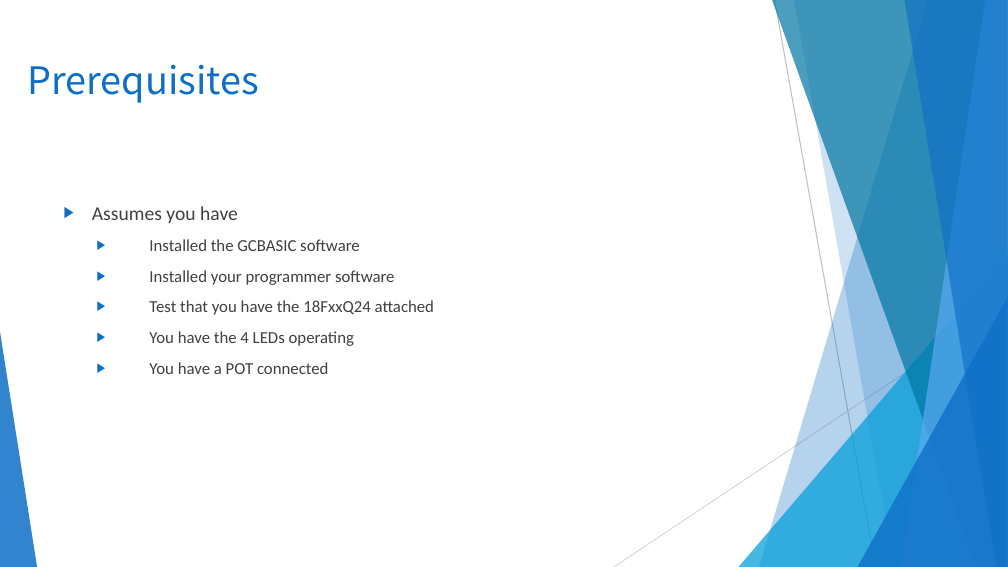
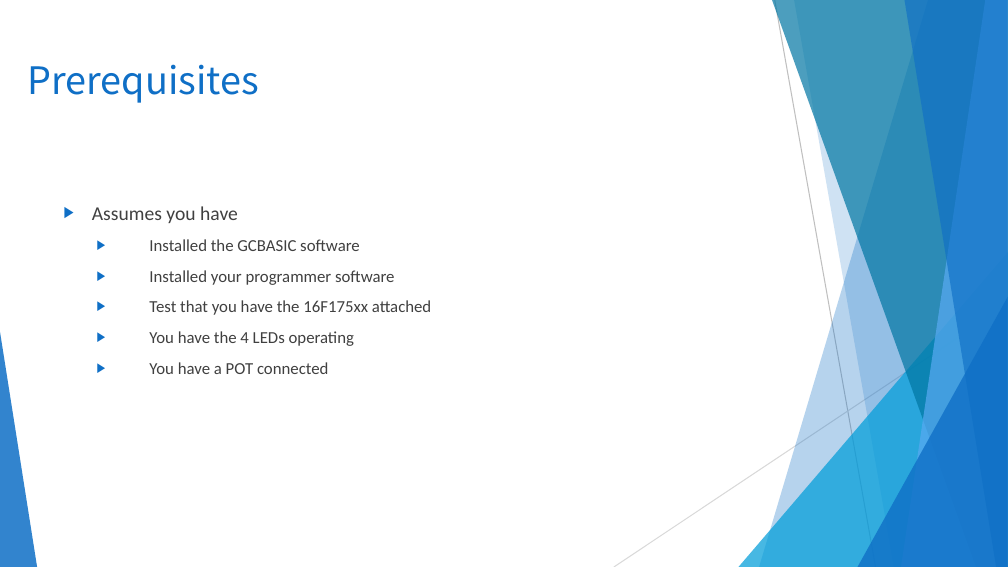
Before and after one commit to GreatCowBASIC/Demonstration_Sources, a slide deck: slide 11 of Vendor_Boards/Great_Cow_Basic_Demo_Board/16F17556_chiprange_demonstrations/tutorials/GCBASIC_Part3_ADC.pptx. Drawn at 1008x567 pixels with LibreOffice and Linux fonts; fonts in the diff are those of the drawing; background and template pictures are left out. Boxes give left, top, right and bottom in pixels: in the first picture for what was removed or moved away, otherwise in the second. Text is boxed around its words. In the diff, an @@ line names an element or a change of style, - is before the commit and + after.

```diff
--- a/Vendor_Boards/Great_Cow_Basic_Demo_Board/16F17556_chiprange_demonstrations/tutorials/GCBASIC_Part3_ADC.pptx
+++ b/Vendor_Boards/Great_Cow_Basic_Demo_Board/16F17556_chiprange_demonstrations/tutorials/GCBASIC_Part3_ADC.pptx
@@ text at [149, 300, 431, 315]: text changed @@
-  ▶ Test that you have the 18FxxQ24 attached
+  ▶ Test that you have the 16F175xx attached
```
Also in this commit, not shown: 8 other slides changed, 31 other files.
